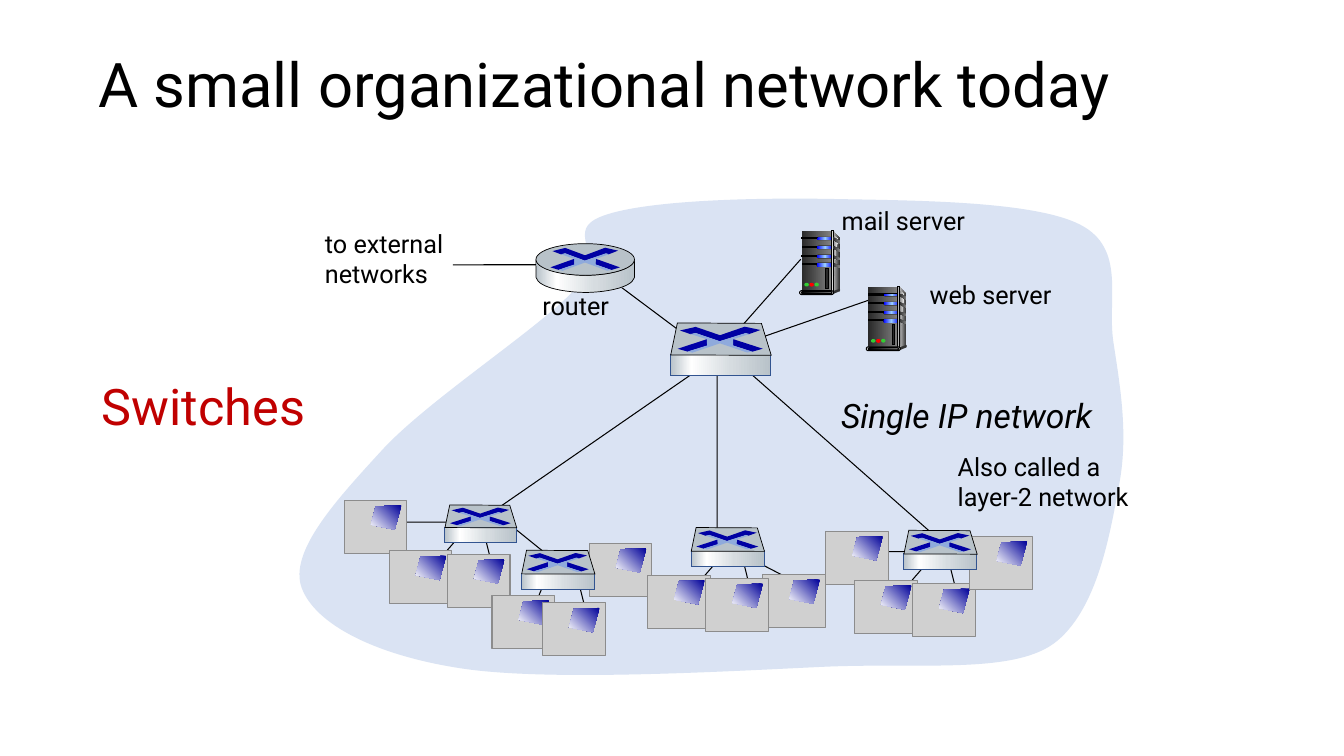
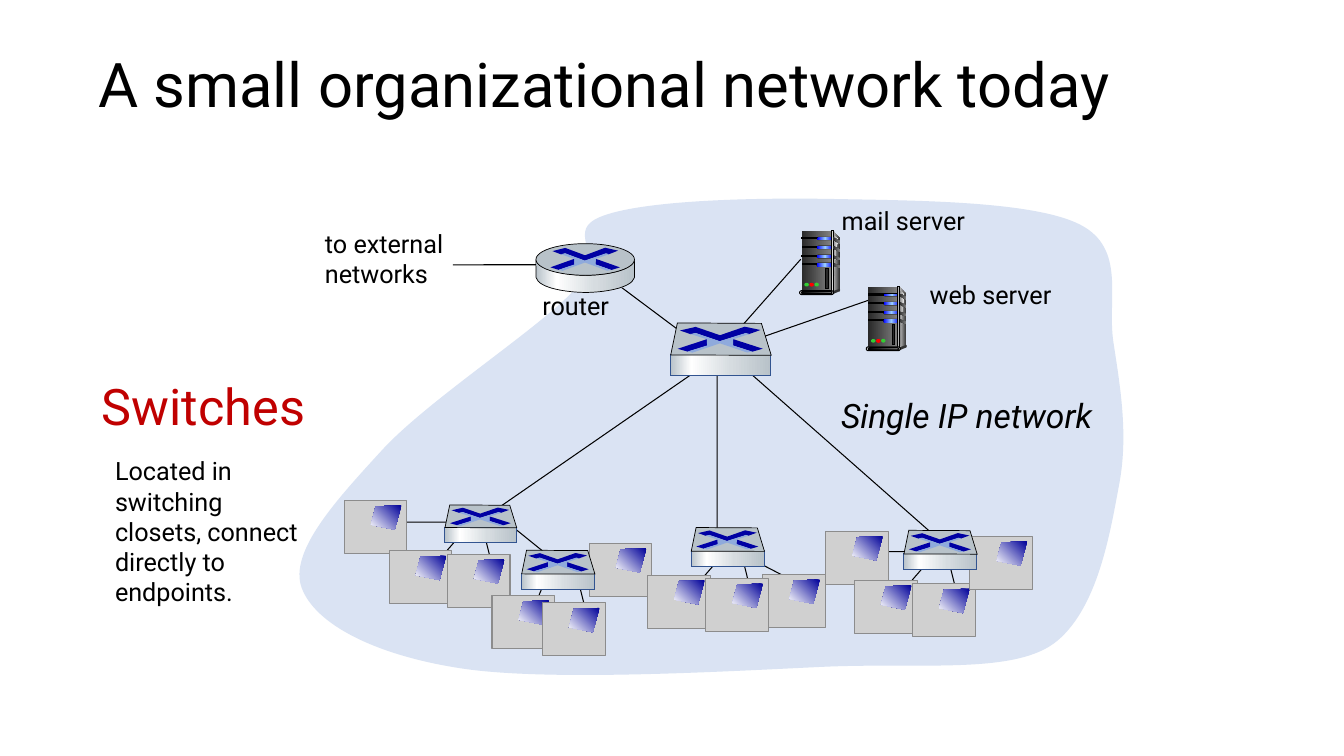
Before and after one commit to ngsrinivas/coursegen, a slide deck: slide 33 of ex/352-S21/staging/352-S21/lectures/link-addressing-error-detection-correction.pptx (slide 29 before the commit). Drawn at 1344x756 pixels with LibreOffice and Linux fonts; fonts in the diff are those of the drawing; grey boxes stand for pictures. Boxes give left, top, right and bottom in pixels: in the first picture for what was removed or moved away, otherwise in the second. Text is boxed around its words. In the diff, an @@ line names an element or a change of style, - is before the commit and + after.

Commit message:
Add final version of link layer error detection/correction lecture;

```diff
--- a/ex/352-S21/staging/352-S21/lectures/link-addressing-error-detection-correction.pptx
+++ b/ex/352-S21/staging/352-S21/lectures/link-addressing-error-detection-correction.pptx
@@ text added at (115,461,297,606), 18 pt, text #000000 @@
+Located in switching closets, connect directly to endpoints.
@@ text removed at (958,457,1128,512) @@
-Also called a layer-2 network
```
Also in this commit, not shown: 10 other slides changed, 5 slides added, 1 slide removed, 3 other files.
